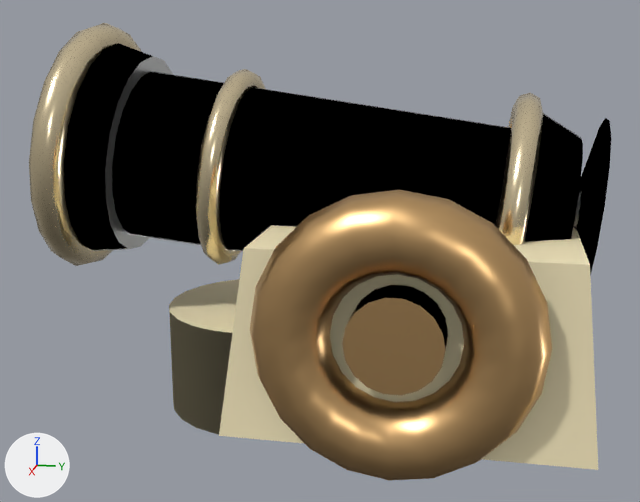
Two versions of the glTF model public/games/game102/art/cannon.glb, one commit apart.
Camera for both pictures: a 50 mm lens placed at (2.6, 0.24, 1.15), pointed at (0.02, -0.28, 0.5). Lighting does not change. The marker at lower left points along +X, +Y and +Z. The first picture is the older version.

The first picture shows 'barrel', 'barrel_trim', 'carriage', 'wheel_r'.
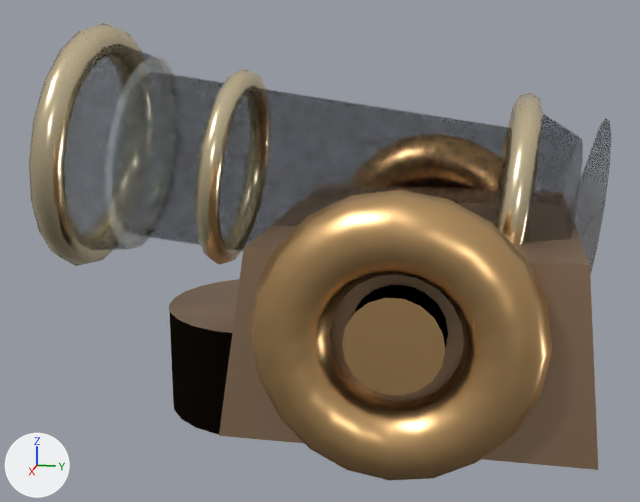
Scene script edits in JSON lines:
```json
{"op": "set", "path": "mat_carriage_mat.base_color", "old": "(0.98, 0.86, 0.55)", "new": "(0.431, 0.29, 0.184)", "note": "beige #fdefc4 -> beige #af9377"}
{"op": "set", "path": "mat_carriage_mat.metallic", "old": "0.0", "new": "0.85"}
{"op": "set", "path": "mat_barrel_mat.metallic", "old": "1.0", "new": "0.0"}
{"op": "set", "path": "mat_barrel_mat.roughness", "old": "0.28", "new": "0.06"}
{"op": "set", "path": "mat_barrel_mat.alpha", "old": "1.0", "new": "0.45"}
{"op": "add", "block": "mat_barrel_mat", "code": "mat_barrel_mat.transmission_weight = 0.85"}
```

What differs and where, as boxes (x1, y1, x2, y2) in the pictures (640 x 502 px):
```json
{"object": "barrel", "change": "surface changed", "before": [64, 43, 611, 276], "after": [64, 43, 611, 276]}
{"object": "carriage", "change": "recoloured, surface changed", "before": [169, 225, 598, 470], "after": [169, 225, 598, 470], "on screen": "darker"}
```
